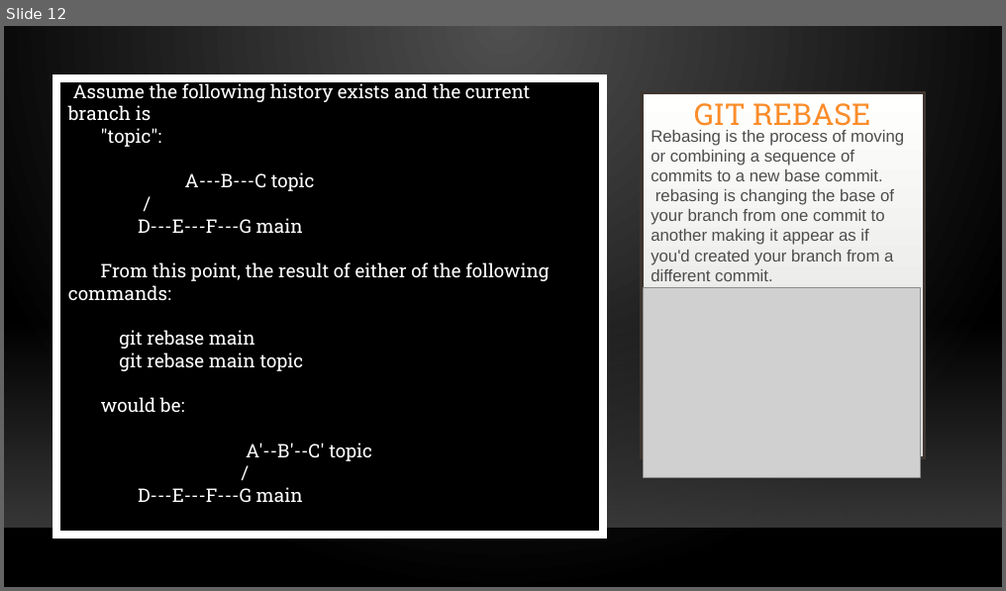
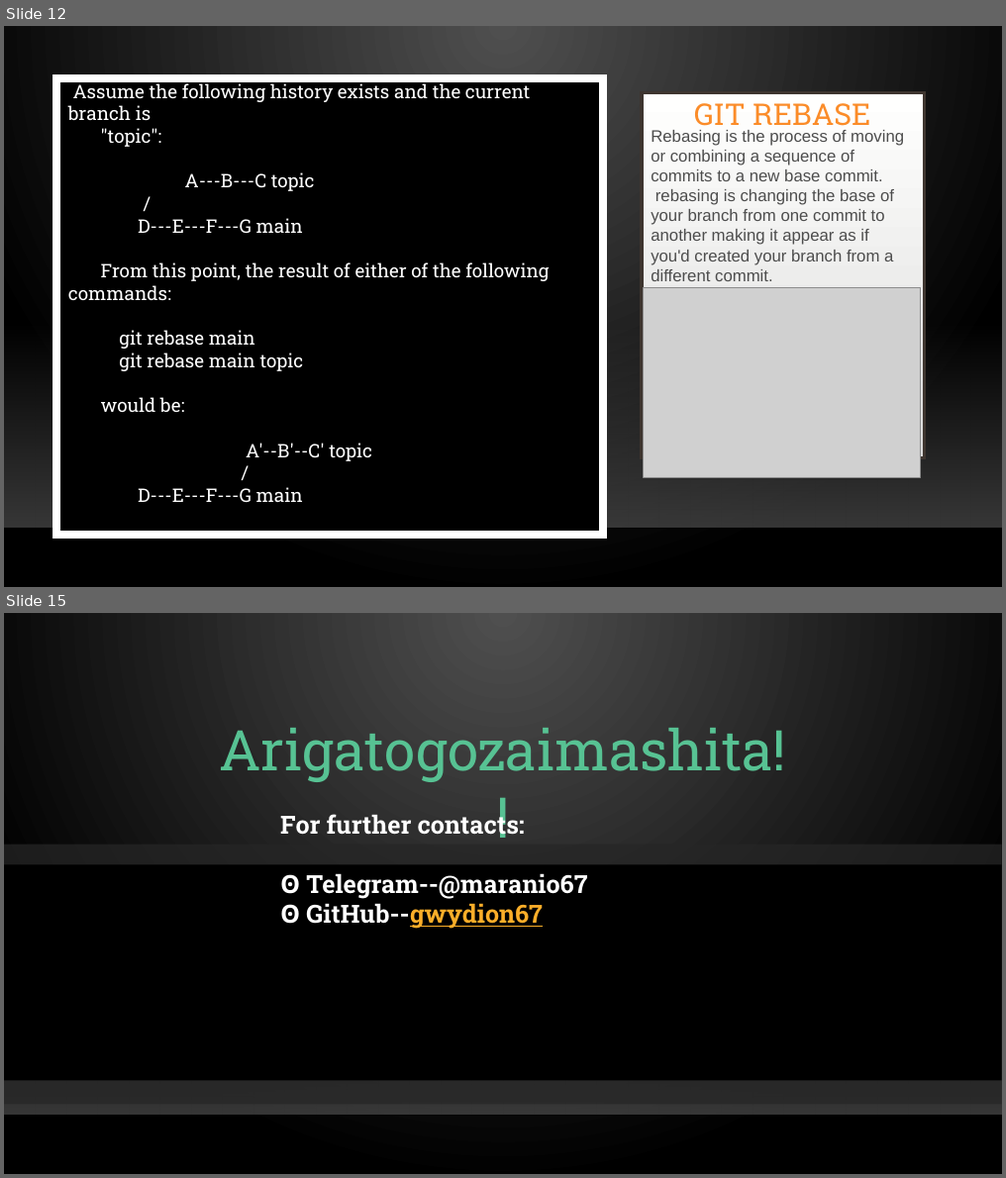
Before and after one commit to gwydion67/KOSS-presentation, a slide deck: New Git Concepts.pptx. Shown one above the other, each under a label of ours: slide 12 before the commit, slides 12 and 15 after it; the slides between them are not shown. The pictures are 1006x591 and 1006x1178 pixels, drawn with LibreOffice and Linux fonts; fonts in the diff are those of the drawing; grey boxes stand for pictures; background and template pictures are left out. Boxes give left, top, right and bottom in pixels: in the first picture for what was removed or moved away, otherwise in the second. Text is boxed around its words. In the diff, an @@ line names an element or a change of style, - is before the commit and + after.

```diff
--- a/New Git Concepts.pptx
+++ b/New Git Concepts.pptx
@@ slide 15 added at box(4, 613, 1002, 1174), background gradient #505050 to #000000; not listed: 2 template elements that a slide beside it also shows @@
@@ text added at box(219, 728, 785, 782), 54 pt, text gradient #25674A to #57C293 to #9ADABE @@
+Arigatogozaimashita!!
@@ text added at box(280, 811, 587, 929), 24 pt, text #FFFFFF, bold @@
+For further contacts:
+ʘ Telegram--@maranio67
+ʘ GitHub--gwydion67
@@ rectangle added at box(4, 845, 1002, 1105), fill #262626 at 75% opacity @@
@@ rectangle added at box(4, 864, 1002, 1081), fill #000000 @@
```
Also in this commit, not shown: 2 slides changed, 1 other slide added, 4 slides removed.
